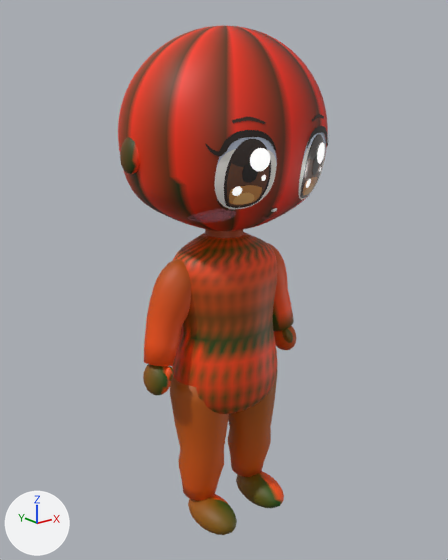
One commit to the glTF model test/3d/f/body.glb: the scene before it, then after it.
Rendered twice from a camera (50 mm lens) standing at (-0.693, -0.863, 0.836) and looking at (0.005, 0.009, 0.487). The lights are fixed; the arrows at lower left show +X, +Y and +Z. The first picture is the older version. Vertices at exactly the same position are counted once.
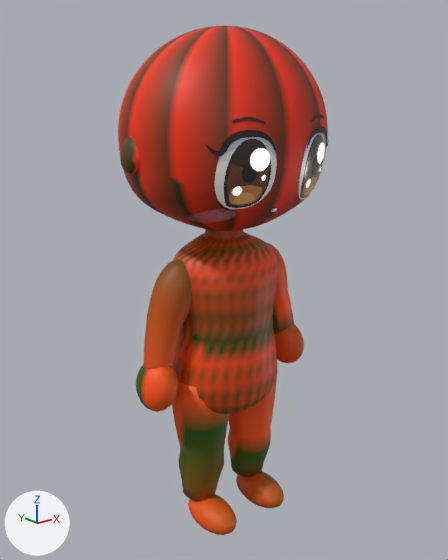
Changed parts and their boxes (x1, y1, x2, y2) in the pictures (448 x 560 px; the box of a moved part takes in the faces that stretch with it):
part 1 of me_mesh_0, deleted
    before: (282, 328, 293, 343)
part 2 of me_mesh_0, deleted
    before: (165, 367, 174, 381)
part 3 of me_mesh_0, moved or reshaped
    before: (143, 341, 178, 395)
    after: (136, 341, 178, 412)
part 4 of me_mesh_0, moved or reshaped
    before: (273, 307, 296, 350)
    after: (273, 307, 304, 363)
part 5 of me_mesh_0, recoloured
    before: (143, 259, 296, 535)
    after: (136, 259, 304, 535)

The change in detail:
me_mesh_0 is used by ob_mesh_0; location (0.0, 0.0, 0.0).
me_mesh_0 had 6524 vertices, 12988 faces and spanned x -0.199..0.199, y -0.164..0.173, z 0.0..0.93.
me_mesh_0 now has 6388 vertices, 12724 faces and spans x -0.199..0.199, y -0.164..0.173, z 0.0..0.93.
me_mesh_0 part 1: the loose piece of 86 vertices spanning x 0.137..0.157, y -0.033..-0.008, z 0.333..0.364 is deleted.
me_mesh_0 part 2: the loose piece of 86 vertices spanning x -0.157..-0.137, y -0.032..-0.009, z 0.332..0.364 is deleted.
me_mesh_0 part 3: 148 vertices moved from x -0.179..-0.125, y -0.03..0.029, z 0.313..0.371 to x -0.193..-0.123, y -0.047..0.043, z 0.279..0.371; 89 vertices removed from x -0.176..-0.126, y -0.02..0.024, z 0.307..0.372; 107 vertices added at x -0.187..-0.124, y -0.038..0.033, z 0.278..0.373.
me_mesh_0 part 4: 186 vertices moved from x 0.125..0.179, y -0.03..0.029, z 0.307..0.372 to x 0.123..0.193, y -0.047..0.043, z 0.28..0.371; 47 vertices removed from x 0.136..0.171, y -0.018..0.023, z 0.307..0.37; 65 vertices added at x 0.129..0.18, y -0.024..0.027, z 0.278..0.373.
me_mesh_0 part 5: 1974 kept faces spanning x -0.193..0.193, y -0.101..0.057, z 0.0..0.548 get new vertex colours.
